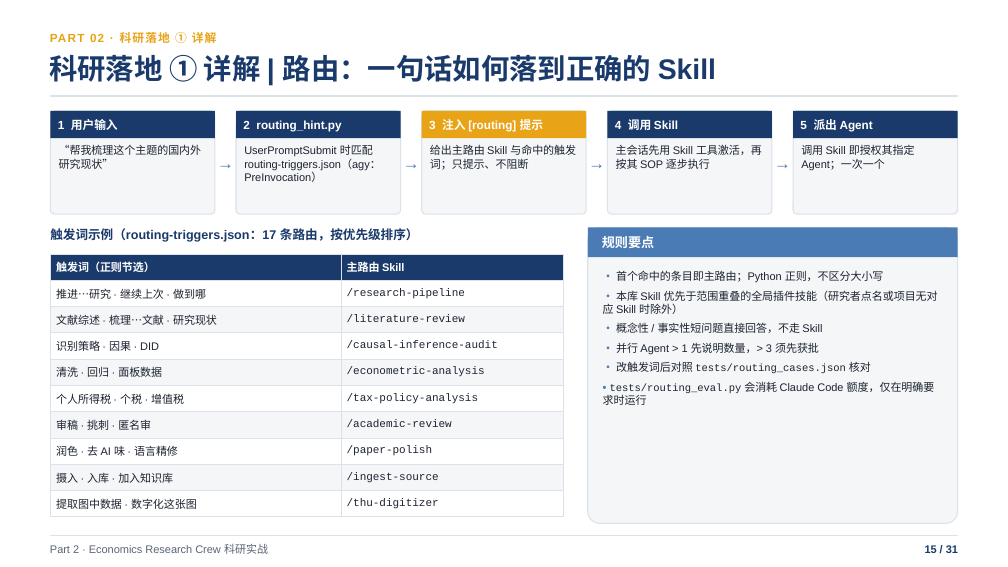
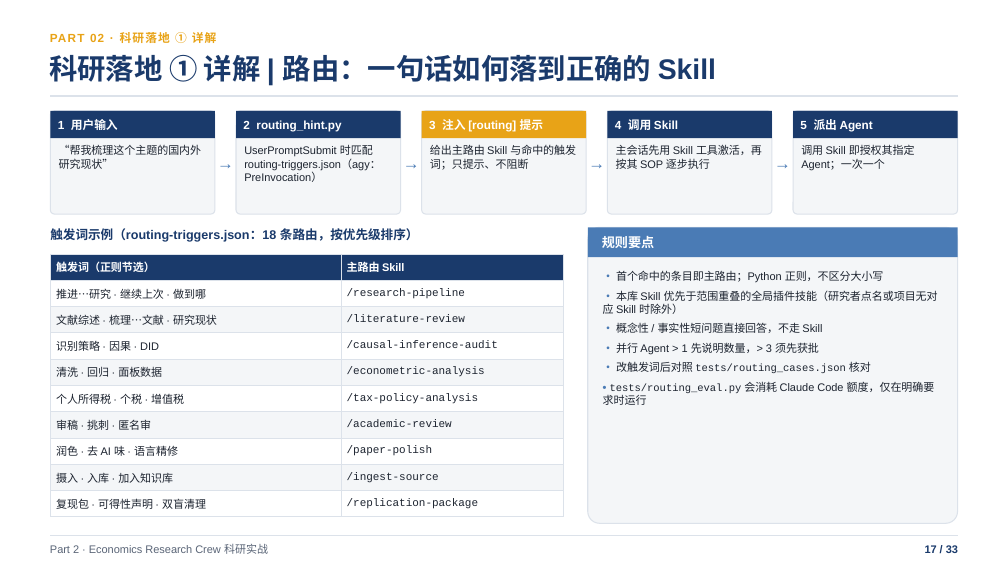
Before and after one commit to shjzzzz/Economics-Research-Crew, a slide deck: slide 17 of Claude_Code_基础与_Economics_Research_Crew_实战.pptx (slide 15 before the commit). Drawn at 1008x567 pixels with LibreOffice and Linux fonts; fonts in the diff are those of the drawing. Boxes give left, top, right and bottom in pixels: in the first picture for what was removed or moved away, otherwise in the second. Text is boxed around its words. In the diff, an @@ line names an element or a change of style, - is before the commit and + after.

```diff
--- a/Claude_Code_基础与_Economics_Research_Crew_实战.pptx
+++ b/Claude_Code_基础与_Economics_Research_Crew_实战.pptx
@@ text at box(50, 228, 419, 242): text changed @@
-触发词示例（routing-triggers.json：17 条路由，按优先级排序）
+触发词示例（routing-triggers.json：18 条路由，按优先级排序）
@@ table at box(51, 254, 563, 517) @@
-row 10, column 1: 提取图中数据 · 数字化这张图
+row 10, column 1: 复现包 · 可得性声明 · 双盲清理
-row 10, column 2: /thu-digitizer
+row 10, column 2: /replication-package
@@ text at box(925, 544, 958, 555): text changed @@
-15 / 31
+17 / 33
```
Also in this commit, not shown: 30 other slides changed, 2 slides added, 4 other files.
